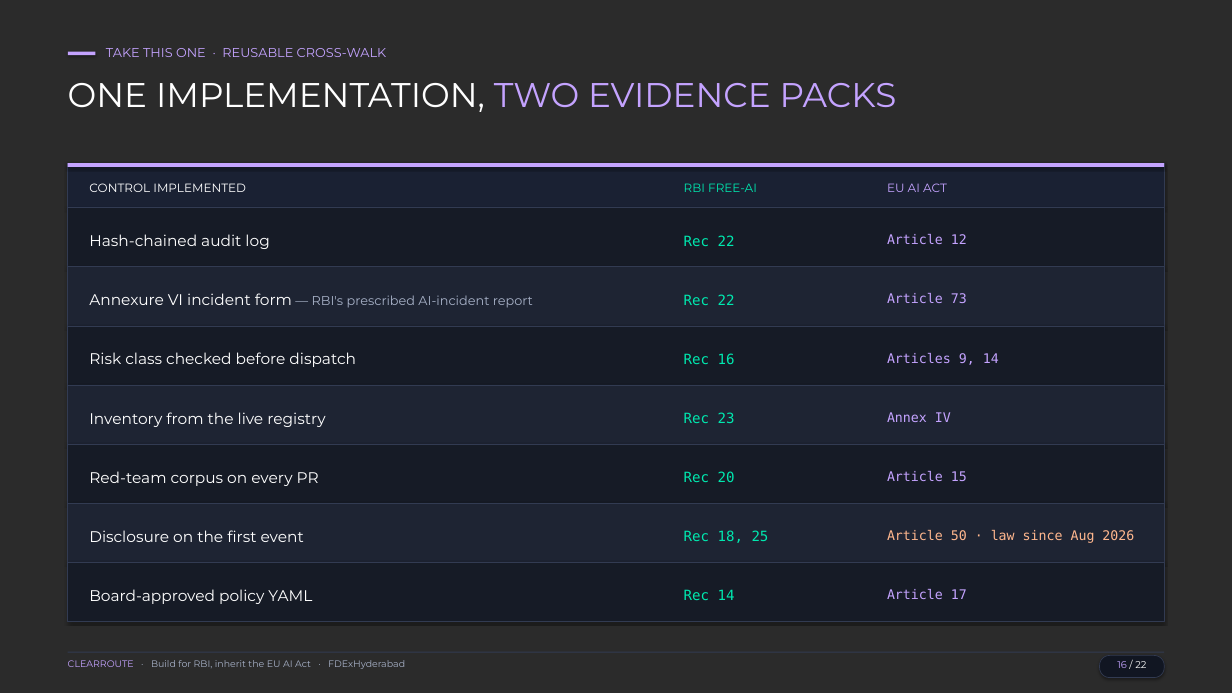
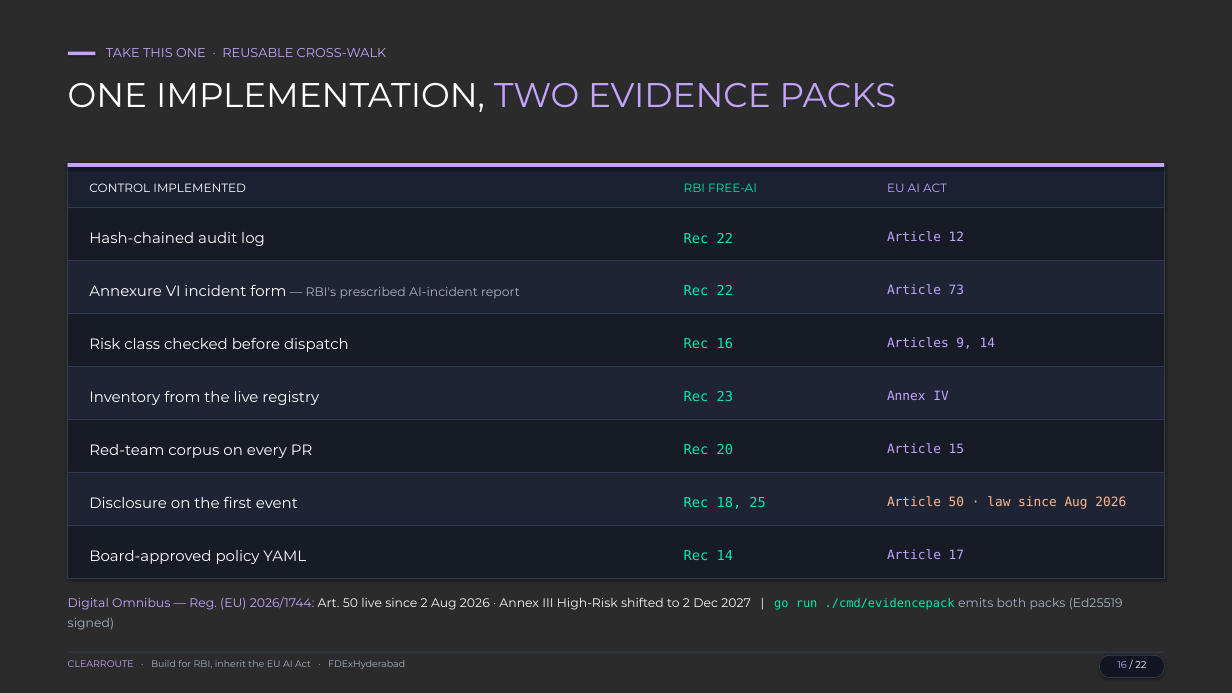
Before and after one commit to PratikDhanave/Build-For-RBI-Inherit-The-EU-AI-Act, a slide deck: slide 16 of build-for-rbi-ppt.pptx. Drawn at 1232x693 pixels with LibreOffice and Linux fonts; fonts in the diff are those of the drawing; background and template pictures are left out; a plain dark background stands for a picture behind light text. Boxes give left, top, right and bottom in pixels: in the first picture for what was removed or moved away, otherwise in the second. Text is boxed around its words. In the diff, an @@ line names an element or a change of style, - is before the commit and + after.

Commit message:
Add repo highlights to Slides 7, 13 & 16 and 3 Q&A backup slides (Kill Switch, Five Regimes, OWASP ASI)

```diff
--- a/build-for-rbi-ppt.pptx
+++ b/build-for-rbi-ppt.pptx
@@ rectangle: place and size @@
-rectangle at <box>68,208,1164,267</box>
+rectangle at <box>68,208,1164,261</box>
@@ rectangle: place and size @@
-rectangle at <box>68,267,1164,326</box>
+rectangle at <box>68,261,1164,314</box>
@@ text "Annexure VI incident form — ..." at <box>89,285,520,298</box>: size 18 to 17.5 pt in "Annexure VI incident form"; size 15 to 14.5 pt in "— RBI's prescribed AI-incident report" @@
@@ 3 texts: place and size @@
-3 texts at <box>89,293,967,308</box>
+3 texts at <box>89,284,964,298</box>
@@ rectangle: place and size @@
-rectangle at <box>68,326,1164,385</box>
+rectangle at <box>68,314,1164,367</box>
@@ 3 texts: place and size @@
-3 texts at <box>89,352,999,367</box>
+3 texts at <box>89,337,995,352</box>
@@ rectangle: place and size @@
-rectangle at <box>68,385,1164,444</box>
+rectangle at <box>68,367,1164,419</box>
@@ 3 texts: place and size @@
-3 texts at <box>89,412,951,427</box>
+3 texts at <box>89,390,948,405</box>
@@ rectangle: place and size @@
-rectangle at <box>68,444,1164,503</box>
+rectangle at <box>68,419,1164,472</box>
@@ 3 texts: place and size @@
-3 texts at <box>89,471,967,486</box>
+3 texts at <box>89,443,964,458</box>
@@ rectangle: place and size @@
-rectangle at <box>68,503,1164,562</box>
+rectangle at <box>68,472,1164,525</box>
@@ 3 texts: place and size @@
-3 texts at <box>89,530,1134,543</box>
+3 texts at <box>89,496,1126,509</box>
@@ rectangle: place and size @@
-rectangle at <box>68,562,1164,622</box>
+rectangle at <box>68,525,1164,578</box>
@@ size 18 to 17.5 pt in 6 elements at <box>89,232,265,246</box>, <box>89,338,349,352</box>, <box>89,391,319,405</box>, <box>89,444,312,458</box>, <box>89,497,298,508</box>, <box>89,550,306,564</box> @@
@@ size 16.5 to 16 pt in 7 elements at <box>684,233,733,243</box>, <box>684,285,733,295</box>, <box>684,338,733,348</box>, <box>684,391,733,401</box>, <box>684,444,733,454</box>, <box>684,497,765,509</box>, <box>684,550,733,560</box> @@
@@ 3 texts: place and size @@
-3 texts at <box>89,589,967,604</box>
+3 texts at <box>89,549,964,564</box>
@@ size 15.5 to 15 pt in 7 elements at <box>887,231,964,241</box>, <box>887,284,964,294</box>, <box>887,337,995,349</box>, <box>887,390,948,400</box>, <box>887,443,964,453</box>, <box>887,496,1126,509</box>, <box>887,549,964,559</box> @@
@@ text added at <box>68,596,1123,630</box>, 14.5 pt, text #F7F7F7 @@
+Digital Omnibus — Reg. (EU) 2026/1744: Art. 50 live since 2 Aug 2026 · Annex III High-Risk shifted to 2 Dec 2027 | go run ./cmd/evidencepack emits both packs (Ed25519 signed)
```
Also in this commit, not shown: 2 other slides changed, 3 slides added, 4 other files.
